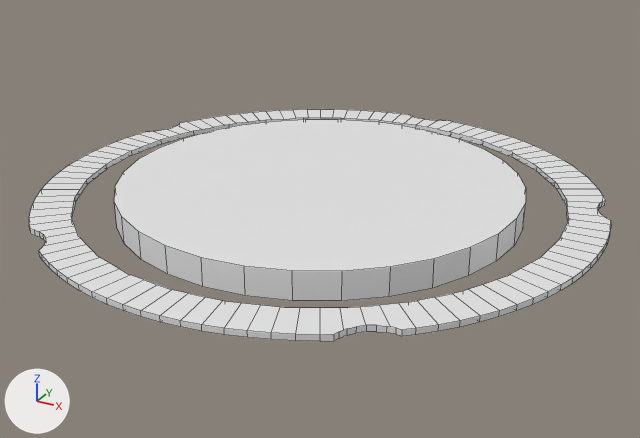
Two versions of the Blender file src/kia_kolesa.blend, one commit apart.
One viewpoint serves both versions: a 50 mm lens placed at (74.2, -135.0, 62.0), pointed at (1.0, -1.9, -4.6). The lights are fixed; the arrows at lower left show +X, +Y and +Z. Mesh edges are drawn as thin lines. The same objects are shown in both versions, whatever each file hides.

Objects in the first picture: 'Cylinder.011', 'c1'.
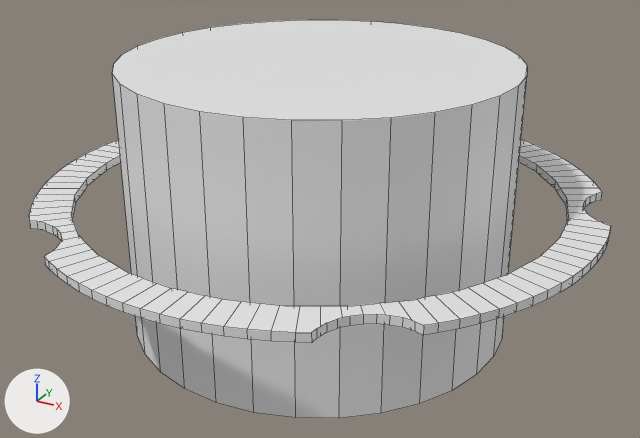
What the commit changed:
me_cylinder_021 is used by ob_cylinder_011; location (0.0, 0.0, 0.0); scale (1.0, 1.0, 0.333).
me_cylinder_021 had 544 vertices, 362 faces and spanned x -52.0..52.0, y -52.0..51.8, z -1.5..1.5.
me_cylinder_021 now has 564 vertices, 362 faces and spans x -52.0..52.0, y -52.0..51.4, z -1.5..1.5.
Part 1, on me_cylinder_021:
106 vertices are removed from x -51.1..51.1, y -45.6..51.8, z -1.5..1.5.
120 faces are deleted.
30 vertices move from x -49.3..49.3, y -43.0..50.8, z -1.5..1.5 to x -46.6..46.6, y -40.6..48.0, z -1.5..1.5.
86 vertices are added at x -51.3..51.3, y -46.1..51.4, z -1.5..1.5.
40 new vertices lie (0.0, 0.0, 3.0) away from vertices in x -51.3..51.3, y -46.1..51.4, z -1.5.
120 new faces join them.
Object 'c1' (ob_c1) is rescaled from (37.5, 37.5, 2.5) to (35.7, 35.7, 25.0).
Object 'Cylinder.011' (ob_cylinder_011) is rescaled from (1.0, 1.0, 0.333) to (1.0, 1.0, 0.5).

What differs and where, as boxes (x1, y1, x2, y2) in the pictures (640 x 438 px; the box of a moved part takes in the faces that stretch with it):
'c1', rescaled (118% taller)
    before: (114, 119, 526, 301)
    after: (113, 20, 527, 418)
'Cylinder.011', reshaped, rescaled
    before: (29, 109, 611, 341)
    after: (29, 139, 611, 342)
part 1 of me_cylinder_021, moved or reshaped
    before: (29, 112, 611, 341)
    after: (29, 188, 611, 342)
